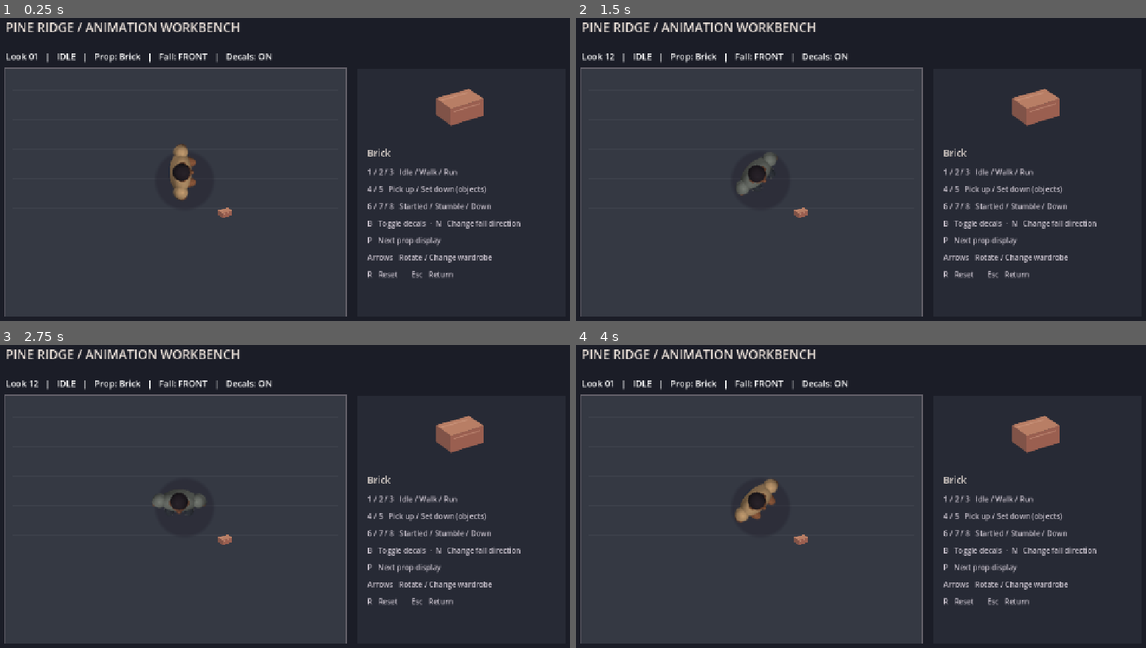
Above: before the commit, frames 1-4 (two rows, left to right).
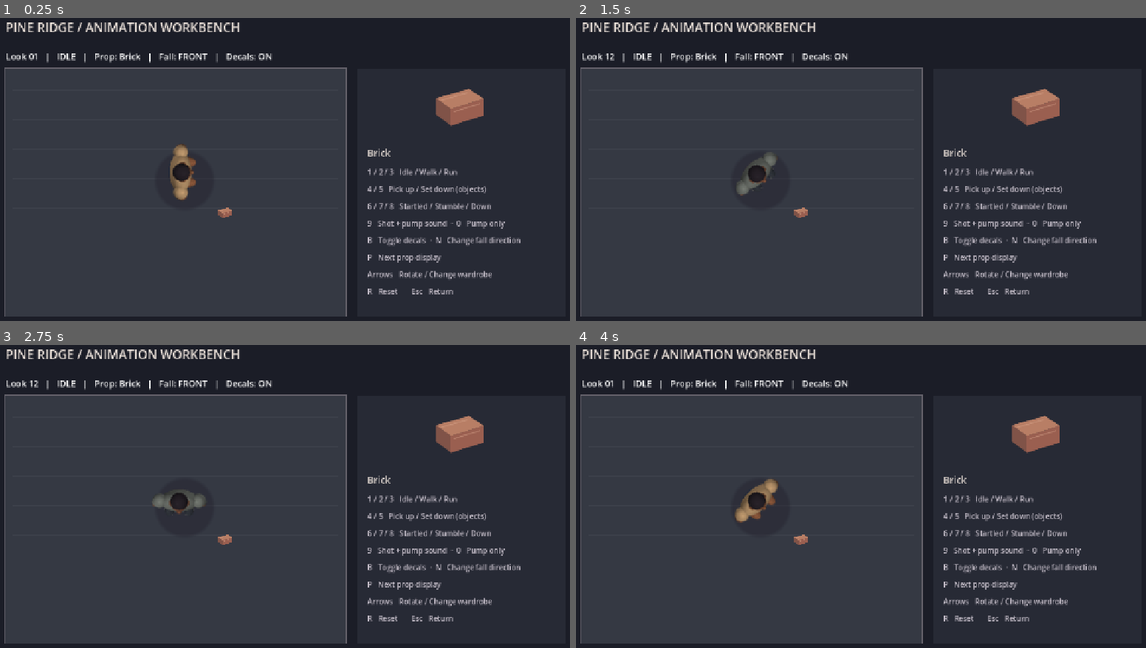
Above: after the commit, the same moments.

Repository: cryogenized-spec/Pineridge-Crisis-Saafiya-s-Revenge
Game: Godot game, scene res://scenes/action_review.tscn
Two runs of this game, one before a commit and one after it. Both use one fixed random seed, a clock stepped at 60 frames per second and the inputs below. This scene is started directly instead of the project's main scene.
Inputs (mouse positions are in pixels of both pictures, inside the frame that each line leads up to):
- Up to frame 1 (0.25 s): no input
- Up to frame 2 (1.5 s): tap Enter at 0.5 s; move the mouse to (992, 160) at 0.52 s; hold Right 0.53-1.28 s; tap 9 at 0.6 s; click (992, 160) at 0.67 s; tap 0 at 0.8, 1.35 s; tap Space at 1.25 s; move the mouse to (741, 193) at 1.27 s; hold Down from 1.28 s (still down)
- Up to frame 3 (2.75 s): tap F at 1.55, 2.1 s; tap Enter at 2 s; move the mouse to (342, 429) at 2.02 s; release Down at 2.03 s; hold Right from 2.03 s (still down); tap 9 at 2.3 s
- Up to frame 4 (4 s): tap Space at 2.75 s; move the mouse to (832, 569) at 2.77 s; release Right at 2.78 s; hold Up 2.78-3.53 s; tap 9 at 2.85 s; click (832, 569) at 2.92 s; tap 0 at 3.05, 3.6 s; tap Enter at 3.5 s; move the mouse to (1037, 554) at 3.52 s; hold Left from 3.53 s (still down); tap F at 3.8 s

The runs differ from the first frame. In frame 1, 1.4% of the frame differs, in the area x 64-92%, y 66-92%; in frame 2, 1.4%; in frame 3, 1.4%; in frame 4, 1.4%.

Commit message:
Import shotgun discharge and pump-action audio with in-game audition and CI verification

Diff:
--- a/scripts/action_review.gd
+++ b/scripts/action_review.gd
@@ -15,6 +15,7 @@
 var smoke := false
 var clock := 0.0
 var test_step := 0
+var shotgun_pump_delay := 0.0
 const CARRY_IDS := ["carton","bag","phone","brick","bottle"]
 const CENTER := Vector2(410,350)
 
@@ -79,6 +80,13 @@
 		KEY_8:
 			feedback.marked = true
 			change_state(Feedback.State.DOWN,"reaction")
+		KEY_9:
+			# Sound-design preview: shot and a slightly delayed pump cue.
+			audio.play_cue("shotgun_12ga_shot")
+			shotgun_pump_delay = 0.75
+		KEY_0:
+			shotgun_pump_delay = 0.0
+			audio.play_cue("shotgun_pump")
 		KEY_B: feedback.blood_enabled = not feedback.blood_enabled
 		KEY_N:
 			fall_backward = not fall_backward
@@ -106,6 +114,11 @@
 
 func _physics_process(delta: float) -> void:
 	clock += delta
+	if shotgun_pump_delay > 0.0:
+		shotgun_pump_delay -= delta
+		if shotgun_pump_delay <= 0.0:
+			shotgun_pump_delay = 0.0
+			audio.play_cue("shotgun_pump")
 	feedback.advance(delta)
 	var moving := feedback.state in [Feedback.State.WALK,Feedback.State.RUN]
 	var running := feedback.state == Feedback.State.RUN
@@ -170,6 +183,6 @@
 	var item: Dictionary = Props.ITEMS[prop_index]
 	draw_texture_rect(item.texture,Rect2(944,140,150,150),false)
 	draw_string(ThemeDB.fallback_font,Vector2(818,316),item.label,HORIZONTAL_ALIGNMENT_LEFT,-1,20,Color("#eee4dc"))
-	var lines := ["1 / 2 / 3   Idle / Walk / Run","4 / 5   Pick up / Set down (objects)","6 / 7 / 8   Startled / Stumble / Down","B   Toggle decals  ·  N   Change fall di …(100 unchanged characters)…
+	var lines := ["1 / 2 / 3   Idle / Walk / Run","4 / 5   Pick up / Set down (objects)","6 / 7 / 8   Startled / Stumble / Down","9   Shot + pump sound  ·  0   Pump only","B   Toggle decals  ·  N   Change fall di …(100 unchanged characters)…
 	for i in range(lines.size()):
 		draw_string(ThemeDB.fallback_font,Vector2(818,356+i*37),lines[i],HORIZONTAL_ALIGNMENT_LEFT,-1,16,Color("#c6bfca"))
--- a/scripts/encounter.gd
+++ b/scripts/encounter.gd
@@ -547,7 +547,7 @@
 		draw_circle(p,3.0,Color("#f3da96"),true,-1,true)
 
 func run_test() -> void:
-	for clip in ["saafiya_death.ogg","beretta_84fs_shot.ogg","cz75_shot.ogg","akm_reload.ogg","akm_shot.mp3","crowd_shout.ogg"]:
+	for clip in ["saafiya_death.ogg","beretta_84fs_shot.ogg","cz75_shot.ogg","akm_reload.ogg","akm_shot.mp3","crowd_shout.ogg","shotgun_12ga_shot.ogg","shotgun_pump.ogg"]:
 		assert(ResourceLoader.exists("res://assets/audio/" + clip), "Missing audio import: " + clip)
 	assert(actors.size()==7)
 	assert(actors[0]["body"].npc_down != null)
--- a/scripts/preview_audio.gd
+++ b/scripts/preview_audio.gd
@@ -7,7 +7,8 @@
 	"down":190.0,"akm_shot":330.0,"beretta_84fs_shot":350.0,
 	"cz75_shot":390.0,"beretta_reload":300.0,
 	"cz75_reload":310.0,"akm_reload":270.0,
-	"saafiya_death":175.0,"crowd_shout":270.0
+	"saafiya_death":175.0,"crowd_shout":270.0,
+	"shotgun_12ga_shot":200.0,"shotgun_pump":320.0
 }
 var players: Array[AudioStreamPlayer] = []
 var cached: Dictionary = {}
Not shown, added: assets/audio/shotgun_12ga_shot.ogg
Not shown, added: assets/audio/shotgun_pump.ogg
